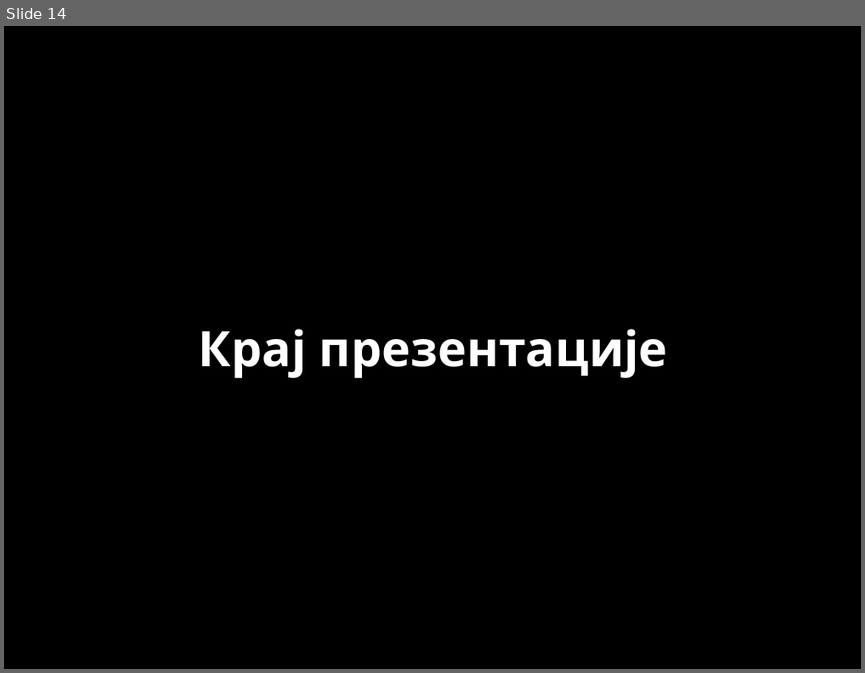
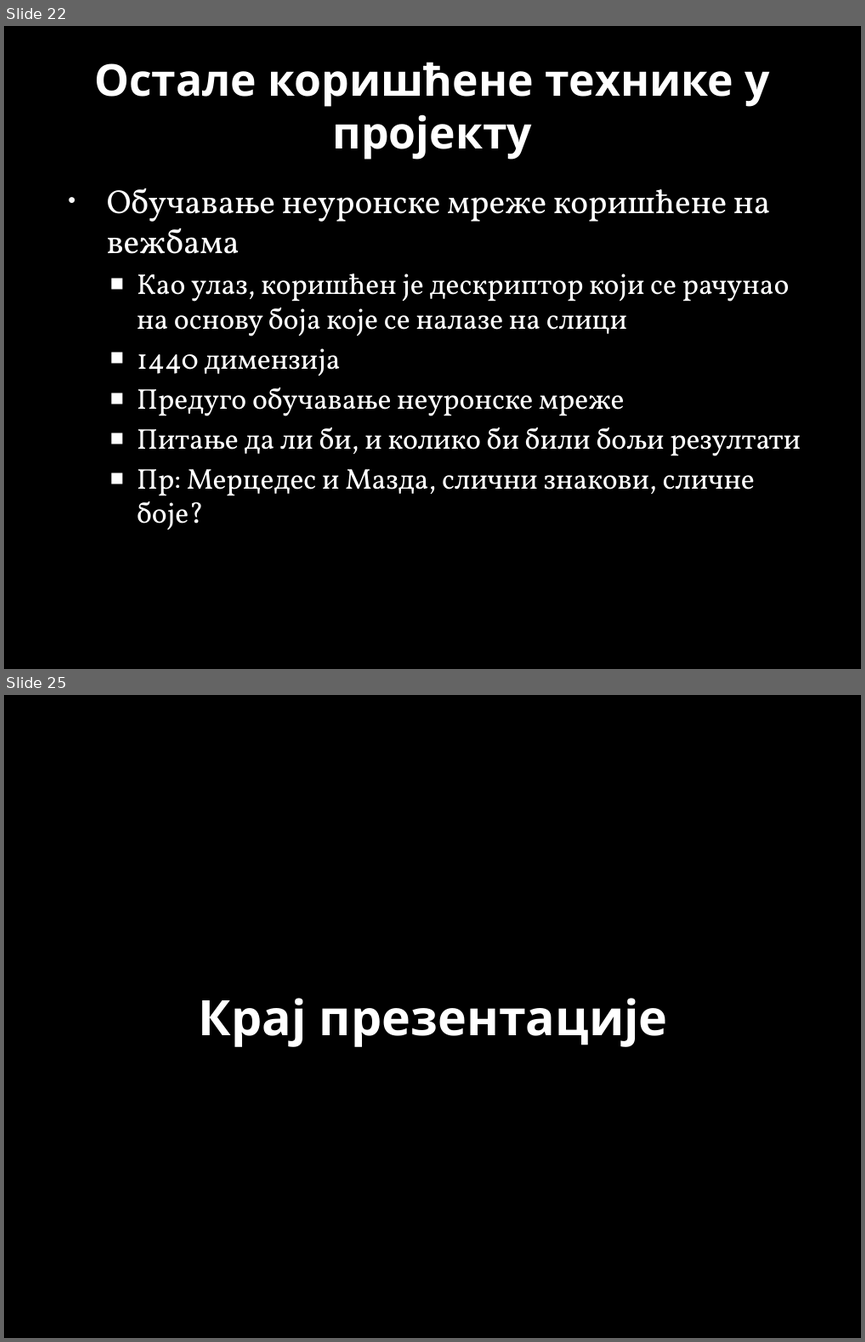
Before and after one commit to MarkoSavija/projekat_Soft_Computing, a slide deck: Car Logo Tracker.pptx. Shown one above the other, each under a label of ours: slide 14 before the commit, slides 22 and 25 after it; the slides between them are not shown. The pictures are 865x673 and 865x1342 pixels, drawn with LibreOffice and Linux fonts; fonts in the diff are those of the drawing; background and template pictures are left out. Boxes give left, top, right and bottom in pixels: in the first picture for what was removed or moved away, otherwise in the second. Text is boxed around its words. In the diff, an @@ line names an element or a change of style, - is before the commit and + after.

```diff
--- a/Car Logo Tracker.pptx
+++ b/Car Logo Tracker.pptx
@@ slide 22 added at (4, 26, 861, 669), background picture (left out) @@
@@ title added at (94, 62, 769, 159), 36.9 pt, text #FFFFFF, bold @@
+Остале коришћене технике у пројекту
@@ text added at (107, 188, 800, 529), 24 pt, text #FFFFFF @@
+• Обучавање неуронске мреже коришћене на вежбама
+  ■ Као улаз, коришћен је дескриптор који се рачунао на основу боја које се налазе на слици
+  ■ 1440 димензија
+  ■ Предуго обучавање неуронске мреже
+  ■ Питање да ли би, и колико би били бољи резултати
+  ■ Пр: Мерцедес и Мазда, слични знакови, сличне боје?
@@ what was slide 14 is now slide 25 @@
```
Also in this commit, not shown: 6 slides changed, 13 other slides added, 3 slides removed, 12 other files.
